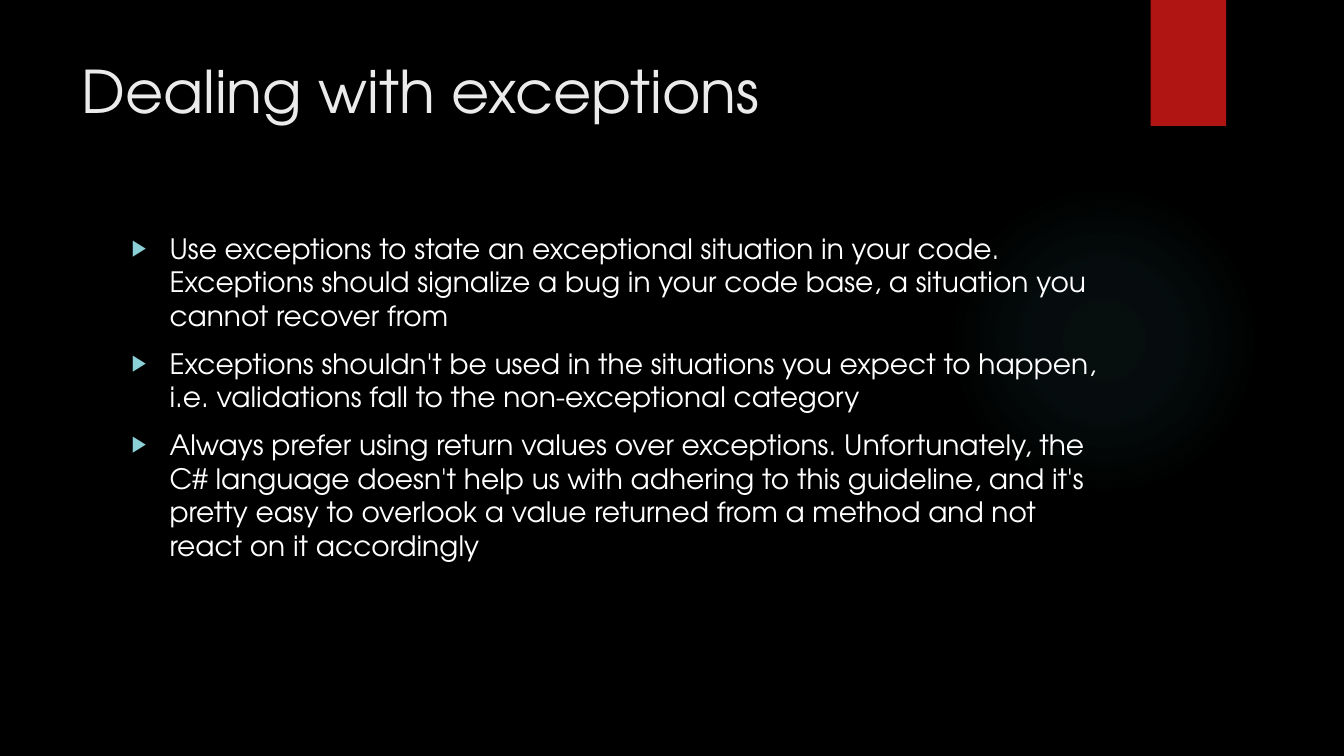
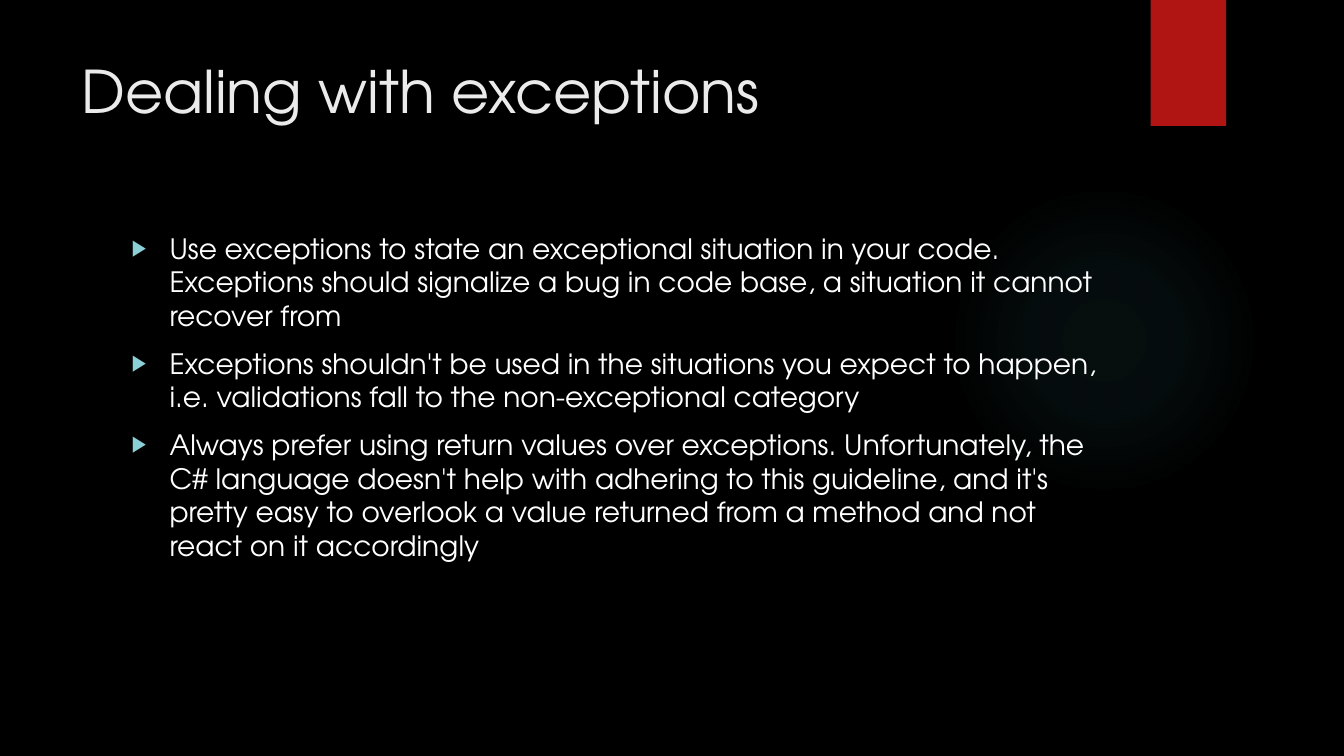
Before and after one commit to tomekjanicki/fpdemo, a slide deck: slide 6 of Presentation.pptx. Drawn at 1344x756 pixels with LibreOffice and Linux fonts; fonts in the diff are those of the drawing; background and template pictures are left out. Boxes give left, top, right and bottom in pixels: in the first picture for what was removed or moved away, otherwise in the second. Text is boxed around its words. In the diff, an @@ line names an element or a change of style, - is before the commit and + after.

Commit message:
update presentation

```diff
--- a/Presentation.pptx
+++ b/Presentation.pptx
@@ text at bbox=[170, 238, 1092, 327]: text changed @@
-▶ Use exceptions to state an exceptional situation in your code. Exceptions should signalize a bug in your code base, a situation you cannot recover from
+▶ Use exceptions to state an exceptional situation in your code. Exceptions should signalize a bug in code base, a situation it cannot recover from
@@ text at bbox=[170, 434, 1084, 562]: text changed @@
-▶ Always prefer using return values over exceptions. Unfortunately, the C# language doesn't help us with adhering to this guideline, and it's pretty easy to overlook a value returned from a method and not react on it accordingly
+▶ Always prefer using return values over exceptions. Unfortunately, the C# language doesn't help with adhering to this guideline, and it's pretty easy to overlook a value returned from a method and not react on it accordingly
```
Also in this commit, not shown: 3 other slides changed.
